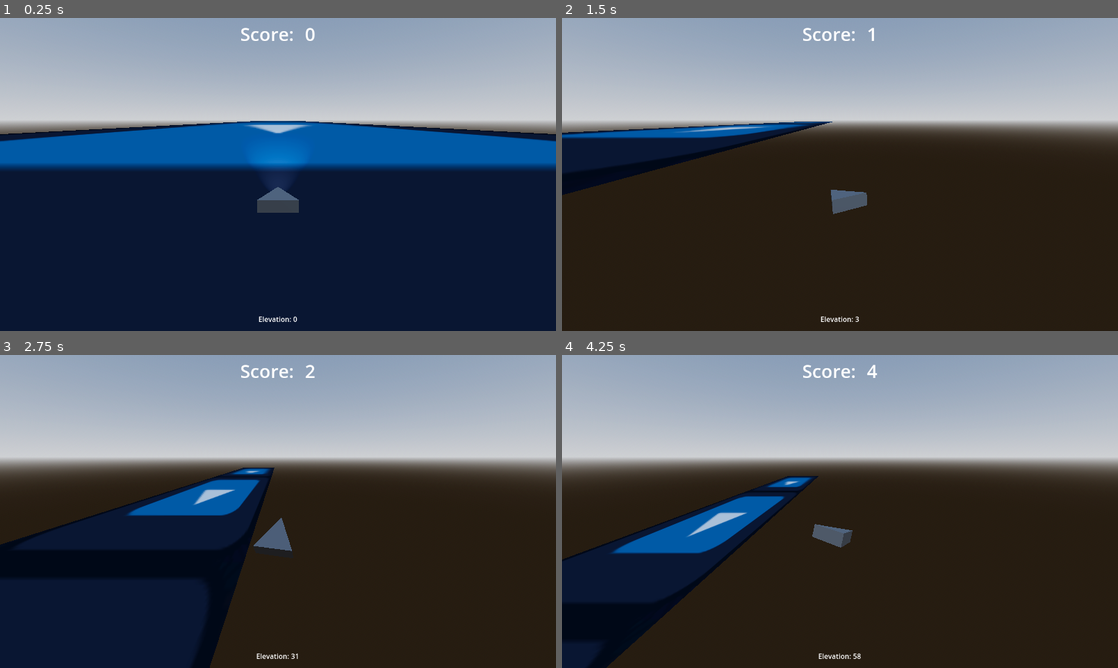
Above: before the commit, frames 1-4 (two rows, left to right).
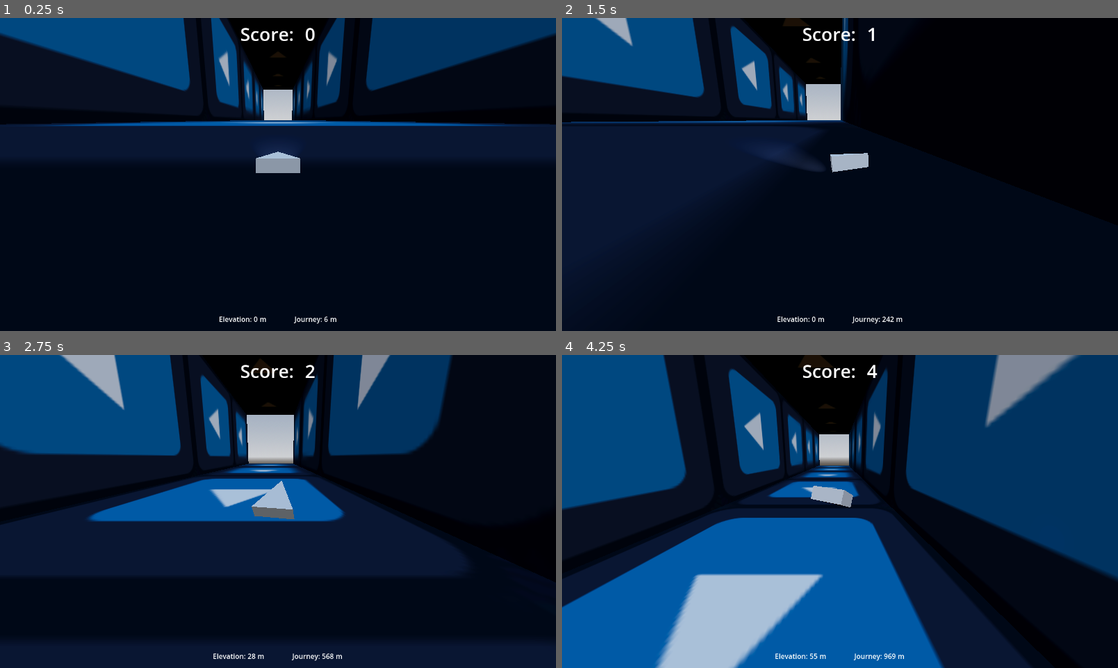
Above: after the commit, the same moments.

Repository: colinabarry/GoFast
Game: Godot game, scene res://scenes/levels/world.tscn
Two runs of this game, one before a commit and one after it. Both use one fixed random seed, a clock stepped at 60 frames per second and the inputs below. The engine's default icon, where the game draws it, is replaced by a stand-in: a white triangle on a blue panel in a dark square.
Inputs (mouse positions are in pixels of both pictures, inside the frame that each line leads up to):
- Up to frame 1 (0.25 s): no input
- Up to frame 2 (1.5 s): move the mouse to (962, 158) at 0.52 s; move the mouse to (728, 190) at 1.27 s
- Up to frame 3 (2.75 s): move the mouse to (333, 442) at 2.02 s
- Up to frame 4 (4.25 s): move the mouse to (812, 574) at 2.77 s; move the mouse to (1006, 558) at 3.52 s

The runs differ from the first frame. In frame 1, 98% of the frame differs, in the area x 0-100%, y 0-100%; in frame 2, 96%; in frame 3, 87%; in frame 4, 97%.

Commit message:
okay, the movement is bearable now

Diff:
--- a/scenes/levels/boundary.gd
+++ b/scenes/levels/boundary.gd
@@ -1,4 +1,4 @@
-extends RigidBody3D
+extends Node3D
 
 
 func _ready():
--- a/scenes/levels/world.tscn
+++ b/scenes/levels/world.tscn
@@ -1,15 +1,15 @@
-[gd_scene load_steps=17 format=3 uid="uid://cdu7vuimuhxai"]
+[gd_scene load_steps=14 format=3 uid="uid://cdu7vuimuhxai"]
 
 [ext_resource type="Script" path="res://scenes/levels/world.gd" id="1_atvvt"]
 [ext_resource type="PackedScene" uid="uid://crjrpemp8m0n1" path="res://scenes/prefabs/player.tscn" id="1_l3a72"]
-[ext_resource type="Texture2D" uid="uid://cfp0qtug1lkbr" path="res://icon.svg" id="2_gnhqy"]
 [ext_resource type="Script" path="res://scenes/levels/boundary.gd" id="2_md4pl"]
-[ext_resource type="Script" path="res://scenes/levels/world_tile.gd" id="3_s1h4d"]
+[ext_resource type="PackedScene" uid="uid://c27mom8r7f45w" path="res://scenes/prefabs/environment/tube.tscn" id="4_liugh"]
 [ext_resource type="Script" path="res://scenes/ui/ui_wrangler.gd" id="5_jime8"]
 [ext_resource type="PackedScene" uid="uid://deapt4wltrt7m" path="res://scenes/ui/score_counter.tscn" id="5_jrdra"]
 [ext_resource type="PackedScene" uid="uid://dwa40tlr48lqh" path="res://scenes/ui/components/menu_button.tscn" id="6_qnpta"]
 [ext_resource type="Script" path="res://scenes/ui/pause_menu.gd" id="8_sjnd6"]
 [ext_resource type="Script" path="res://scenes/ui/elevation_label.gd" id="10_d813h"]
+[ext_resource type="Script" path="res://scenes/ui/journey_label.gd" id="11_w2od4"]
 
 [sub_resource type="ProceduralSkyMaterial" id="ProceduralSkyMaterial_7vhnt"]
 sky_horizon_color = Color(0.64625, 0.65575, 0.67075, 1)
@@ -26,58 +26,22 @@
 glow_normalized = true
 volumetric_fog_density = 0.0
 
-[sub_resource type="BoxShape3D" id="BoxShape3D_nv5ka"]
-size = Vector3(100, 1, 300)
-
-[sub_resource type="StandardMaterial3D" id="StandardMaterial3D_5brm3"]
-albedo_texture = ExtResource("2_gnhqy")
-
-[sub_resource type="PlaneMesh" id="PlaneMesh_v2j6i"]
-material = SubResource("StandardMaterial3D_5brm3")
-size = Vector2(100, 300)
-center_offset = Vector3(0, 0, 150)
-
 [node name="World" type="Node3D"]
 script = ExtResource("1_atvvt")
 
 [node name="WorldEnvironment" type="WorldEnvironment" parent="."]
 environment = SubResource("Environment_cb7j1")
 
-[node name="Player" parent="." instance=ExtResource("1_l3a72")]
+[node name="Player" parent="." groups=["player"] instance=ExtResource("1_l3a72")]
+collision_mask = 3
 
-[node name="Boundary" type="RigidBody3D" parent="."]
-freeze = true
+[node name="Boundary" type="Node3D" parent="."]
 script = ExtResource("2_md4pl")
 
-[node name="Collision" type="CollisionShape3D" parent="Boundary"]
-transform = Transform3D(1, 0, 0, 0, 1, 0, 0, 0, 1, 0, -0.5, 150)
-shape = SubResource("BoxShape3D_nv5ka")
+[node name="Tube" parent="Boundary" instance=ExtResource("4_liugh")]
 
-[node name="MeshInstance3D" type="MeshInstance3D" parent="Boundary/Collision"]
-transform = Transform3D(1, 0, 0, 0, 1, 0, 0, 0, 1, 0, 0.5, -150)
-mesh = SubResource("PlaneMesh_v2j6i")
-skeleton = NodePath("../../..")
-script = ExtResource("3_s1h4d")
-
-[node name="Collision2" type="CollisionShape3D" parent="Boundary"]
-transform = Transform3D(1, 0, 0, 0, 1, 0, 0, 0, 1, 0, -0.5, 450)
-shape = SubResource("BoxShape3D_nv5ka")
-
-[node name="MeshInstance3D" type="MeshInstance3D" parent="Boundary/Collision2"]
-transform = Transform3D(1, 0, 0, 0, 1, 0, 0, 0, 1, 0, 0.5, -150)
-mesh = SubResource("PlaneMesh_v2j6i")
-skeleton = NodePath("../../..")
-script = ExtResource("3_s1h4d")
-
-[node name="Collision3" type="CollisionShape3D" parent="Boundary"]
-transform = Transform3D(1, 0, 0, 0, 1, 0, 0, 0, 1, 0, -0.5, -150)
-shape = SubResource("BoxShape3D_nv5ka")
-
-[node name="MeshInstance3D" type="MeshInstance3D" parent="Boundary/Collision3"]
-transform = Transform3D(1, 0, 0, 0, 1, 0, 0, 0, 1, 0, 0.5, -150)
-mesh = SubResource("PlaneMesh_v2j6i")
-skeleton = NodePath("../../..")
-script = ExtResource("3_s1h4d")
+[node name="Tube2" parent="Boundary" instance=ExtResource("4_liugh")]
+transform = Transform3D(1, 0, 0, 0, 1, 0, 0, 0, 1, 0, 0, 900)
 
 [node name="UIWrangler" type="CanvasLayer" parent="."]
 process_mode = 3
@@ -132,13 +96,37 @@
 
 [node name="BoxContainer" type="HBoxContainer" parent="UIWrangler/MarginContainer"]
 layout_mode = 2
+theme_override_constants/separation = 64
 alignment = 1
 
-[node name="Label" type="Label" parent="UIWrangler/MarginContainer/BoxContainer"]
+[node name="Elevation" type="HBoxContainer" parent="UIWrangler/MarginContainer/BoxContainer"]
+layout_mode = 2
+
+[node name="Label" type="Label" parent="UIWrangler/MarginContainer/BoxContainer/Elevation"]
 layout_mode = 2
 text = "Elevation:"
 
-[node name="Label2" type="Label" parent="UIWrangler/MarginContainer/BoxContainer"]
+[node name="Label2" type="Label" parent="UIWrangler/MarginContainer/BoxContainer/Elevation"]
 layout_mode = 2
 text = "0"
 script = ExtResource("10_d813h")
+
+[node name="Label3" type="Label" parent="UIWrangler/MarginContainer/BoxContainer/Elevation"]
+layout_mode = 2
+text = "m"
+
+[node name="Journey" type="HBoxContainer" parent="UIWrangler/MarginContainer/BoxContainer"]
+layout_mode = 2
+
+[node name="Label" type="Label" parent="UIWrangler/MarginContainer/BoxContainer/Journey"]
+layout_mode = 2
+text = "Journey:"
+
+[node name="Label2" type="Label" parent="UIWrangler/MarginContainer/BoxContainer/Journey"]
+layout_mode = 2
+text = "0"
+script = ExtResource("11_w2od4")
+
+[node name="Label3" type="Label" parent="UIWrangler/MarginContainer/BoxContainer/Journey"]
+layout_mode = 2
+text = "m"
--- a/scenes/levels/world_tile.gd
+++ b/scenes/levels/world_tile.gd
@@ -1,15 +1,11 @@
 extends MeshInstance3D
 
-var move_speed := 0.0
+# var move_speed := 0.0
 
 # func _ready():
-# 	SignalBus.player_velocity_changed.connect(on_player_velocity_changed)
+	# SignalBus.player_journey_changed.connect(on_player_journey_changed)
 
 
-func _process(delta):
-	position.z = position.z - Player.world_speed * delta
-	if position.z < -mesh.size.y:
-		position.z = 0
-
-# func on_player_velocity_changed(new_velocity: Vector3) -> void:
-# 	move_speed = new_velocity.z
+# func on_player_journey_changed(new_journey: float) -> void:
+	# if new_journey as int % mesh.size.y:
+		# pass
--- /dev/null
+++ b/scenes/prefabs/environment/tube.gd
@@ -0,0 +1,19 @@
+extends Area3D
+
+# func _ready():
+# 	SignalBus.tube_area_entered.connect(_on_tube_area_entered)
+
+
+# func _on_tube_area_entered():
+# 	var new_tube := duplicate()
+# 	new_tube.position.z += 300 * 3  # FIXME: BAD MAGIC NUMBER FROM MESH Y SIZE
+# 	get_parent().add_child(new_tube)
+
+
+func _on_body_entered(body: Node3D) -> void:
+	if body.is_in_group("player"):
+		SignalBus.tube_area_entered.emit()
+
+		var new_tube := duplicate()
+		new_tube.position.z += 300 * 3  # FIXME: BAD MAGIC NUMBER FROM MESH Y SIZE
+		get_parent().add_child(new_tube)
--- /dev/null
+++ b/scenes/prefabs/environment/tube.tscn
@@ -0,0 +1,164 @@
+[gd_scene load_steps=8 format=3 uid="uid://c27mom8r7f45w"]
+
+[ext_resource type="Script" path="res://scenes/prefabs/environment/tube.gd" id="1_sij13"]
+[ext_resource type="Texture2D" uid="uid://cfp0qtug1lkbr" path="res://icon.svg" id="2_xm6po"]
+[ext_resource type="Script" path="res://scenes/levels/world_tile.gd" id="3_r6qy2"]
+
+[sub_resource type="BoxShape3D" id="BoxShape3D_0vtbg"]
+size = Vector3(200, 200, 10)
+
+[sub_resource type="BoxShape3D" id="BoxShape3D_nv5ka"]
+size = Vector3(200, 1, 300)
+
+[sub_resource type="StandardMaterial3D" id="StandardMaterial3D_5brm3"]
+albedo_texture = ExtResource("2_xm6po")
+
+[sub_resource type="PlaneMesh" id="PlaneMesh_v2j6i"]
+material = SubResource("StandardMaterial3D_5brm3")
+size = Vector2(200, 300)
+center_offset = Vector3(0, 0, 150)
+
+[node name="Tube" type="Area3D"]
+collision_layer = 2
+script = ExtResource("1_sij13")
+
+[node name="CollisionShape3D" type="CollisionShape3D" parent="."]
+transform = Transform3D(1, 0, 0, 0, 1, 0, 0, 0, 1, 0, 100, -300)
+shape = SubResource("BoxShape3D_0vtbg")
+
+[node name="Floor" type="RigidBody3D" parent="."]
+collision_layer = 2
+freeze = true
+
+[node name="Collision" type="CollisionShape3D" parent="Floor"]
+transform = Transform3D(1, 0, 0, 0, 1, 0, 0, 0, 1, 0, -0.5, 150)
+shape = SubResource("BoxShape3D_nv5ka")
+
+[node name="MeshInstance3D" type="MeshInstance3D" parent="Floor/Collision"]
+transform = Transform3D(1, 0, 0, 0, 1, 0, 0, 0, 1, 0, 0.5, -150)
+mesh = SubResource("PlaneMesh_v2j6i")
+skeleton = NodePath("../../../../..")
+
+[node name="Collision2" type="CollisionShape3D" parent="Floor"]
+transform = Transform3D(1, 0, 0, 0, 1, 0, 0, 0, 1, 0, -0.5, 450)
+shape = SubResource("BoxShape3D_nv5ka")
+
+[node name="MeshInstance3D" type="MeshInstance3D" parent="Floor/Collision2"]
+transform = Transform3D(1, 0, 0, 0, 1, 0, 0, 0, 1, 0, 0.5, -150)
+mesh = SubResource("PlaneMesh_v2j6i")
+skeleton = NodePath("../../../../..")
+script = ExtResource("3_r6qy2")
+
+[node name="Collision3" type="CollisionShape3D" parent="Floor"]
+transform = Transform3D(1, 0, 0, 0, 1, 0, 0, 0, 1, 0, -0.5, -150)
+shape = SubResource("BoxShape3D_nv5ka")
+
+[node name="MeshInstance3D" type="MeshInstance3D" parent="Floor/Collision3"]
+transform = Transform3D(1, 0, 0, 0, 1, 0, 0, 0, 1, 0, 0.5, -150)
+mesh = SubResource("PlaneMesh_v2j6i")
+skeleton = NodePath("../../../../..")
+script = ExtResource("3_r6qy2")
+
+[node name="Roof" type="RigidBody3D" parent="."]
+transform = Transform3D(-1, -8.74228e-08, 0, 8.74228e-08, -1, 0, 0, 0, 1, 0, 200, 0)
+freeze = true
+
+[node name="Collision" type="CollisionShape3D" parent="Roof"]
+transform = Transform3D(1, 0, 0, 0, 1, 0, 0, 0, 1, 0, -0.5, 150)
+shape = SubResource("BoxShape3D_nv5ka")
+
+[node name="MeshInstance3D" type="MeshInstance3D" parent="Roof/Collision"]
+transform = Transform3D(1, 0, 0, 0, 1, 0, 0, 0, 1, 0, 0.5, -150)
+mesh = SubResource("PlaneMesh_v2j6i")
+skeleton = NodePath("../../../../..")
+script = ExtResource("3_r6qy2")
+
+[node name="Collision2" type="CollisionShape3D" parent="Roof"]
+transform = Transform3D(1, 0, 0, 0, 1, 0, 0, 0, 1, 0, -0.5, 450)
+shape = SubResource("BoxShape3D_nv5ka")
+
+[node name="MeshInstance3D" type="MeshInstance3D" parent="Roof/Collision2"]
+transform = Transform3D(1, 0, 0, 0, 1, 0, 0, 0, 1, 0, 0.5, -150)
+mesh = SubResource("PlaneMesh_v2j6i")
+skeleton = NodePath("../../../../..")
+script = ExtResource("3_r6qy2")
+
+[node name="Collision3" type="CollisionShape3D" parent="Roof"]
+transform = Transform3D(1, 0, 0, 0, 1, 0, 0, 0, 1, 0, -0.5, -150)
+shape = SubResource("BoxShape3D_nv5ka")
+
+[node name="MeshInstance3D" type="MeshInstance3D" parent="Roof/Collision3"]
+transform = Transform3D(1, 0, 0, 0, 1, 0, 0, 0, 1, 0, 0.5, -150)
+mesh = SubResource("PlaneMesh_v2j6i")
+skeleton = NodePath("../../../../..")
+script = ExtResource("3_r6qy2")
+
+[node name="Wall_L" type="RigidBody3D" parent="."]
+transform = Transform3D(-4.37114e-08, -1, 0, 1, -4.37114e-08, 0, 0, 0, 1, 100, 100, 0)
+freeze = true
+
+[node name="Collision" type="CollisionShape3D" parent="Wall_L"]
+transform = Transform3D(1, 0, 0, 0, 1, 0, 0, 0, 1, 0, -0.5, 150)
+shape = SubResource("BoxShape3D_nv5ka")
+
+[node name="MeshInstance3D" type="MeshInstance3D" parent="Wall_L/Collision"]
+transform = Transform3D(1, 0, 0, 0, 1, 0, 0, 0, 1, 0, 0.5, -150)
+mesh = SubResource("PlaneMesh_v2j6i")
+skeleton = NodePath("../../../../..")
+script = ExtResource("3_r6qy2")
+
+[node name="Collision2" type="CollisionShape3D" parent="Wall_L"]
+transform = Transform3D(1, 0, 0, 0, 1, 0, 0, 0, 1, 0, -0.5, 450)
+shape = SubResource("BoxShape3D_nv5ka")
+
+[node name="MeshInstance3D" type="MeshInstance3D" parent="Wall_L/Collision2"]
+transform = Transform3D(1, 0, 0, 0, 1, 0, 0, 0, 1, 0, 0.5, -150)
+mesh = SubResource("PlaneMesh_v2j6i")
+skeleton = NodePath("../../../../..")
+script = ExtResource("3_r6qy2")
+
+[node name="Collision3" type="CollisionShape3D" parent="Wall_L"]
+transform = Transform3D(1, 0, 0, 0, 1, 0, 0, 0, 1, 0, -0.5, -150)
+shape = SubResource("BoxShape3D_nv5ka")
+
+[node name="MeshInstance3D" type="MeshInstance3D" parent="Wall_L/Collision3"]
+transform = Transform3D(1, 0, 0, 0, 1, 0, 0, 0, 1, 0, 0.5, -150)
+mesh = SubResource("PlaneMesh_v2j6i")
+skeleton = NodePath("../../../../..")
+script = ExtResource("3_r6qy2")
+
+[node name="R" type="RigidBody3D" parent="."]
+transform = Transform3D(-4.37114e-08, 1, 0, -1, -4.37114e-08, 0, 0, 0, 1, -100, 100, 0)
+freeze = true
+
+[node name="Collision" type="CollisionShape3D" parent="R"]
+transform = Transform3D(1, 0, 0, 0, 1, 0, 0, 0, 1, 0, -0.5, 150)
+shape = SubResource("BoxShape3D_nv5ka")
+
+[node name="MeshInstance3D" type="MeshInstance3D" parent="R/Collision"]
+transform = Transform3D(1, 0, 0, 0, 1, 0, 0, 0, 1, 0, 0.5, -150)
+mesh = SubResource("PlaneMesh_v2j6i")
+skeleton = NodePath("../../../../..")
+script = ExtResource("3_r6qy2")
+
+[node name="Collision2" type="CollisionShape3D" parent="R"]
+transform = Transform3D(1, 0, 0, 0, 1, 0, 0, 0, 1, 0, -0.5, 450)
+shape = SubResource("BoxShape3D_nv5ka")
+
+[node name="MeshInstance3D" type="MeshInstance3D" parent="R/Collision2"]
+transform = Transform3D(1, 0, 0, 0, 1, 0, 0, 0, 1, 0, 0.5, -150)
+mesh = SubResource("PlaneMesh_v2j6i")
+skeleton = NodePath("../../../../..")
+script = ExtResource("3_r6qy2")
+
+[node name="Collision3" type="CollisionShape3D" parent="R"]
+transform = Transform3D(1, 0, 0, 0, 1, 0, 0, 0, 1, 0, -0.5, -150)
+shape = SubResource("BoxShape3D_nv5ka")
+
+[node name="MeshInstance3D" type="MeshInstance3D" parent="R/Collision3"]
+transform = Transform3D(1, 0, 0, 0, 1, 0, 0, 0, 1, 0, 0.5, -150)
+mesh = SubResource("PlaneMesh_v2j6i")
+skeleton = NodePath("../../../../..")
+script = ExtResource("3_r6qy2")
+
+[connection signal="body_entered" from="." to="." method="_on_body_entered"]
--- a/scenes/prefabs/player.tscn
+++ b/scenes/prefabs/player.tscn
@@ -1,17 +1,21 @@
-[gd_scene load_steps=4 format=3 uid="uid://crjrpemp8m0n1"]
+[gd_scene load_steps=5 format=3 uid="uid://crjrpemp8m0n1"]
 
 [ext_resource type="Script" path="res://scenes/prefabs/player_movement.gd" id="1_d0qr0"]
 
 [sub_resource type="SphereShape3D" id="SphereShape3D_tlluk"]
 
+[sub_resource type="StandardMaterial3D" id="StandardMaterial3D_p1j0p"]
+albedo_color = Color(1, 1, 1, 0.376471)
+
 [sub_resource type="PrismMesh" id="PrismMesh_0xvxs"]
+material = SubResource("StandardMaterial3D_p1j0p")
 size = Vector3(1, 1, 0.333)
 
 [node name="Player" type="CharacterBody3D"]
 script = ExtResource("1_d0qr0")
 
 [node name="Camera3D" type="Camera3D" parent="."]
-transform = Transform3D(-1, 2.26267e-08, -8.44439e-08, 0, 0.965926, 0.258819, 8.74228e-08, 0.258819, -0.965926, 0, 2, -5)
+transform = Transform3D(-1, 2.26267e-08, -8.44439e-08, 0, 0.965926, 0.258819, 8.74228e-08, 0.258819, -0.965926, 0, 1, -5)
 current = true
 
 [node name="CollisionShape3D" type="CollisionShape3D" parent="."]
@@ -31,3 +35,10 @@
 shadow_enabled = true
 spot_range = 100.0
 spot_angle = 15.2344
+
+[node name="RayCast3D" type="RayCast3D" parent="."]
+target_position = Vector3(0, 0, 0)
+
+[node name="RayCast3D2" type="RayCast3D" parent="."]
+target_position = Vector3(0, 0, 0)
+debug_shape_custom_color = Color(0.733333, 0, 0, 1)
--- a/scenes/prefabs/player_movement.gd
+++ b/scenes/prefabs/player_movement.gd
@@ -10,8 +10,10 @@
 # change world speed based on angle - low for steep, high for down-ish, low-ish for up-ish
 static var world_speed := 200.0
 
-var max_speed := 100.0
+var max_speed_base := 250.0
+var max_speed := 250.0
 var last_elevation := 0.0
+var last_journey := 0.0
 
 
 func _process(delta):
@@ -29,23 +31,36 @@
 	)
 	mesh_container.look_at(look_at_vector)
 
-
-	velocity.x += mouse_viewport_position.x * mouse_move_factor * 2 * delta
+	if abs(mouse_viewport_position.x) < 0.1:
+		velocity.x = lerp(velocity.x, 0.0, remap(mouse_viewport_position.x, 0.0, 0.2, 0.05, 0.0))
+	else:
+		velocity.x += mouse_viewport_position.x * mouse_move_factor * 2 * delta
 
 	var eased_mouse_viewport_y := Utility.cubic_ease_in_out(abs(mouse_viewport_position.y)) * sign(mouse_viewport_position.y) as float
-	print("normal: ", mouse_viewport_position.y, "\teased: ", eased_mouse_viewport_y)
-	velocity.y += eased_mouse_viewport_y * mouse_move_factor * delta
+	# print("normal: ", mouse_viewport_position.y, "\teased: ", eased_mouse_viewport_y)
+	if abs(eased_mouse_viewport_y) < 0.1:
+		velocity.y = lerp(velocity.y, 0.0, remap(eased_mouse_viewport_y, 0.0, 0.1, 0.05, 0.0))
+	else:
+		velocity.y += eased_mouse_viewport_y * mouse_move_factor * delta
 	velocity.y += 0 * delta
+
+	var look_at_vector_normalized = (look_at_vector - position).normalized()
+	velocity.z += world_speed * (1.0 / look_at_vector_normalized.z) ** 2 * delta
+	max_speed = max_speed_base + (1.0 / look_at_vector_normalized.z) ** 6 * world_speed * delta
+	print("lav.z: ", look_at_vector.z)
+	print("lav_norm.z: ", look_at_vector_normalized.z)
+	print("1 / lav_norm.z: ", (1.0 / look_at_vector_normalized.z))
+	print("max speed: ", max_speed)
 
 	velocity = velocity.clamp(-Vector3.ONE * max_speed, Vector3.ONE * max_speed)
 	move_and_slide()
-	print(velocity)
+	# print(velocity)
+
 
 	if position.y as int != last_elevation as int:
 		last_elevation = position.y
 		SignalBus.player_elevation_changed.emit(position.y)
 
-
-
-func _on_world_speed_changed(new_speed: float) -> void:
-	world_speed = new_speed
+	if position.z as int != last_journey as int:
+		last_journey = position.z
+		SignalBus.player_journey_changed.emit(position.z)
--- /dev/null
+++ b/scenes/ui/journey_label.gd
@@ -0,0 +1,8 @@
+extends Label
+
+func _ready():
+	SignalBus.player_journey_changed.connect(_on_player_journey_changed)
+
+
+func _on_player_journey_changed(new_journey: float):
+	text = str(new_journey as int)
--- a/scripts/autoloads/signal_bus.gd
+++ b/scripts/autoloads/signal_bus.gd
@@ -3,8 +3,11 @@
 # Player signals
 signal player_collided
 signal player_died
-signal player_velocity_changed(new_velocity: Vector3)
 signal player_elevation_changed(new_elevation: float)
+signal player_journey_changed(new_journey: float)
+
+# Environment signals
+signal tube_area_entered
 
 # Global signals
 signal score_changed(new_score: float)
Not shown, added: scenes/levels/worB7A.tmp
Not shown, added: scenes/levels/worF52B.tmp
